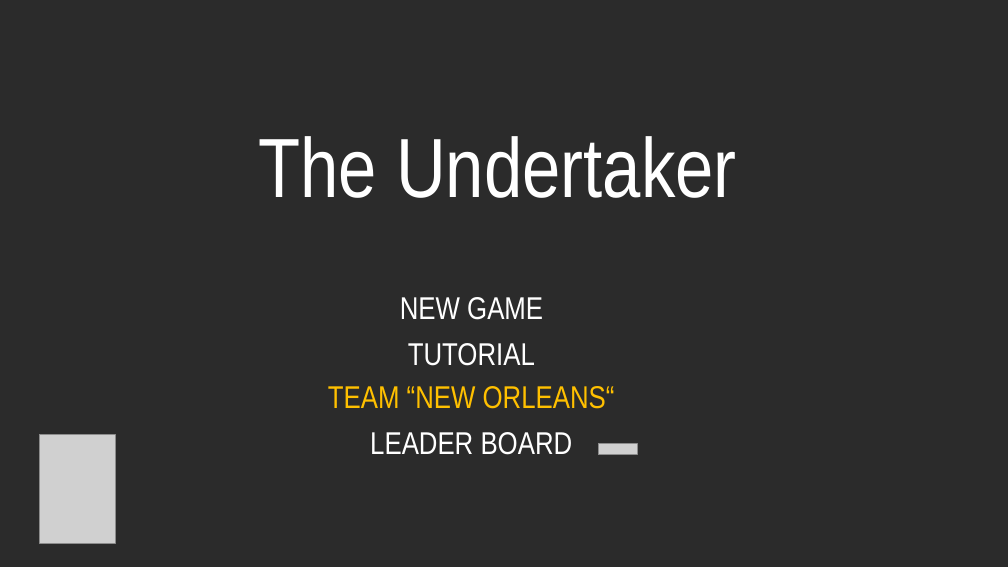
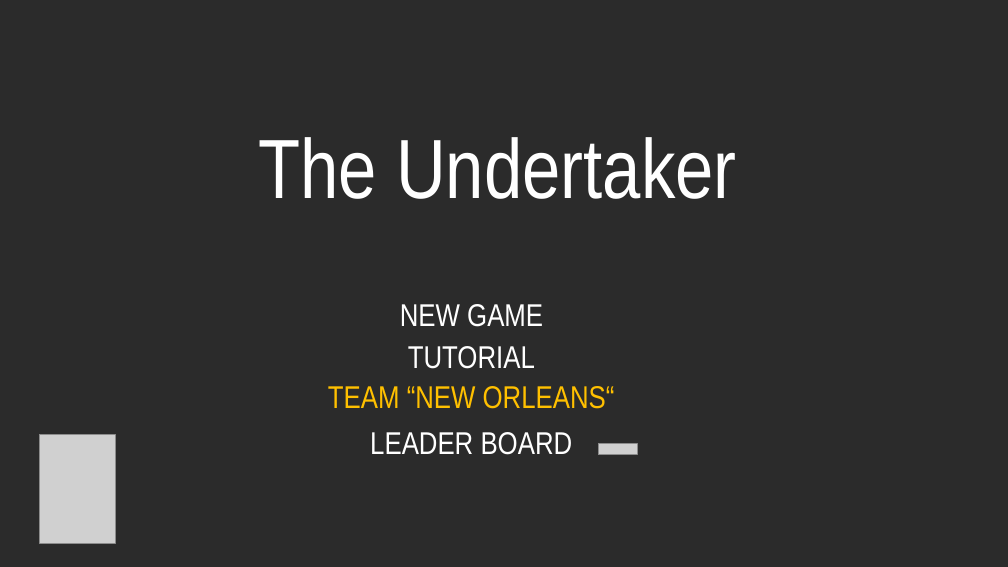
Before and after one commit to Team-New-Orleans/Team-Project, a slide deck: slide 1 of Presentation/The Undertaker.pptx. Drawn at 1008x567 pixels with LibreOffice and Linux fonts; fonts in the diff are those of the drawing; grey boxes stand for pictures; background and template pictures are left out; a plain dark background stands for a picture behind light text. Boxes give left, top, right and bottom in pixels: in the first picture for what was removed or moved away, otherwise in the second. Text is boxed around its words. In the diff, an @@ line names an element or a change of style, - is before the commit and + after.

```diff
--- a/Presentation/The Undertaker.pptx
+++ b/Presentation/The Undertaker.pptx
@@ text "NEW GAME" at [400, 304, 543, 327]: line spacing 0.8 to 1; less space between paragraphs @@
@@ text "TUTORIAL" at [408, 346, 535, 369]: line spacing 0.8 to 0.9; less space between paragraphs @@
```
Also in this commit, not shown: 3 other slides changed.
